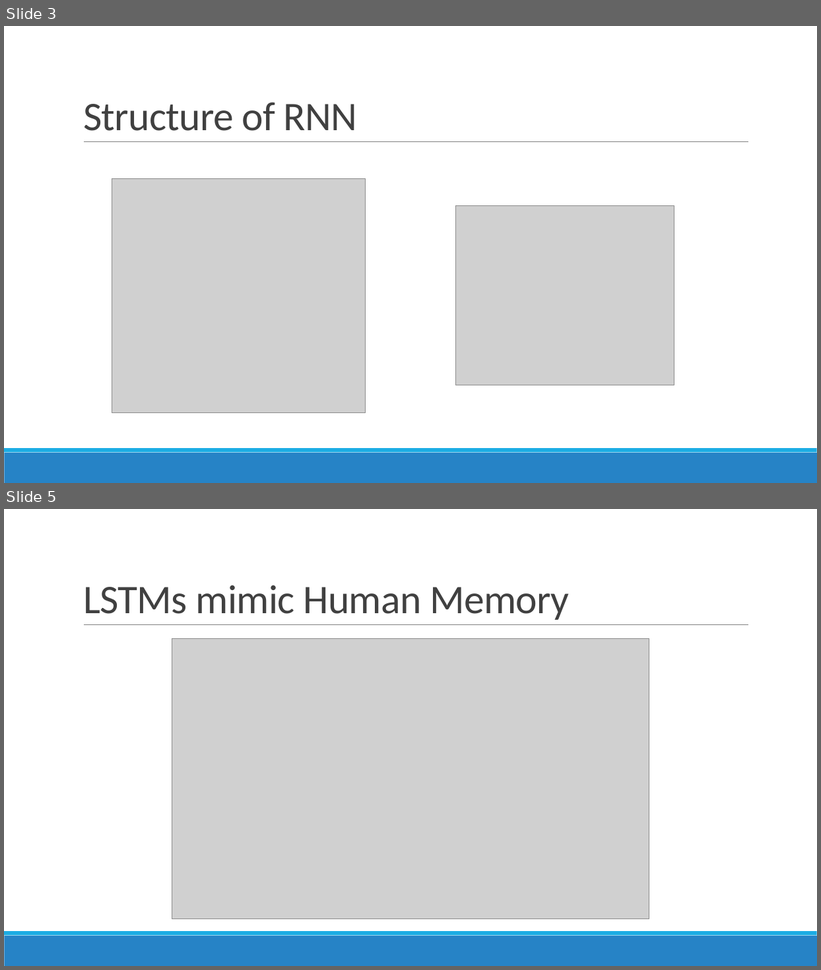
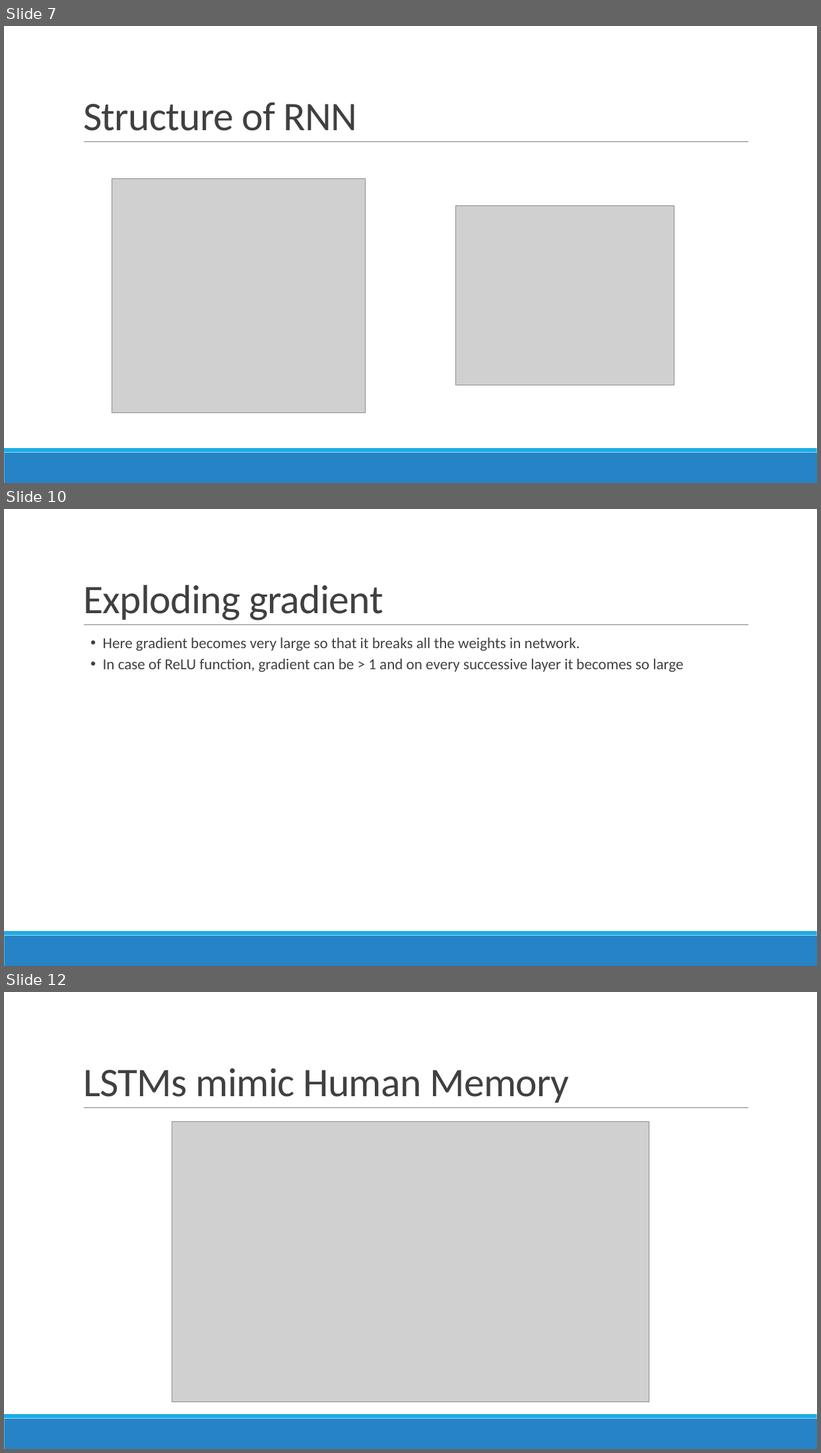
Before and after one commit to kshitijyelpale/LFD-Application-of-NN-in-LSTM, a slide deck: Documentation/LSTM Presentation.pptx. Shown one above the other, each under a label of ours: slides 3 and 5 before the commit, slides 7, 10 and 12 after it; the slides between them are not shown. The pictures are 821x970 and 821x1453 pixels, drawn with LibreOffice and Linux fonts; fonts in the diff are those of the drawing; grey boxes stand for pictures. Boxes give left, top, right and bottom in pixels: in the first picture for what was removed or moved away, otherwise in the second. Text is boxed around its words. In the diff, an @@ line names an element or a change of style, - is before the commit and + after.

```diff
--- a/Documentation/LSTM Presentation.pptx
+++ b/Documentation/LSTM Presentation.pptx
@@ slide 10 added at bbox=[4, 509, 817, 966], background #FFFFFF; not listed: 3 template elements that a slide beside it also shows @@
@@ title added at bbox=[83, 585, 384, 621], 48 pt, text #404040 @@
+Exploding gradient
@@ text added at bbox=[103, 638, 683, 672], 18 pt, text #404040 @@
+  • Here gradient becomes very large so that it breaks all the weights in network.
+  • In case of ReLU function, gradient can be > 1 and on every successive layer it becomes so large
@@ what was slide 3 is now slide 7 @@
@@ what was slide 5 is now slide 12 @@
```
Also in this commit, not shown: 2 slides changed, 13 other slides added, 1 slide removed.
